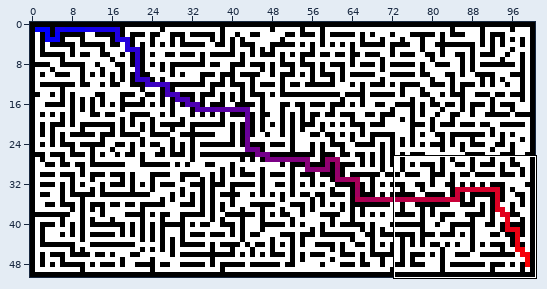
File history of a sprite sheet, mazes/_cell.png. Above: a wide view before the commit, with the close-up outlined.
Close-up. Before the edit:
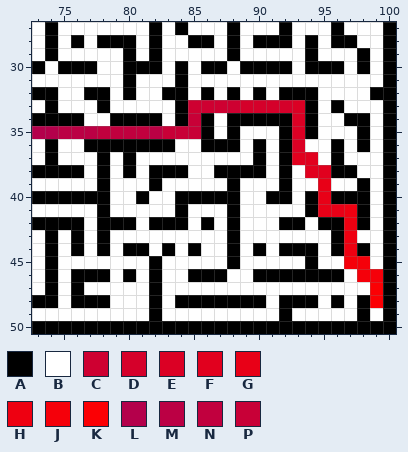
The file is 101x51 pixels. Colours within 5 levels of each other are drawn and written as one. Shown: x 73..100, y 27..50.
Palette (. is transparent): A #000000  B #ffffff  C #ce0031  D #d5002a  E #db0024  F #e1001e  G #e80017  H #ee0011  J #f5000a  K #fb0004  L #b4004b  M #bb0044  N #c1003e  P #c80037
Pixels before, first column x 73:
27 BABBBBBBBABABBBABBBABBBABBBA
28 BABABAAABABBAABABAAABABAABBA
29 BABBBBBABABBBBBABBBBBABBBABA
30 ABAAABBAAABABAABAAAABAAABABA
31 BBBBBBBABBBABBBBBBBBBBBBBBBA
32 AABBAABABBAABABABABAAABBBBAA
33 BABBBABBBBBACCCCDDDDEABABBBA
34 AAAABBAAAABAPABAAAAAEABBAABA
35 LLMMMNNNNMPPPABABBBAEABBBABA
36 BABBAAAAAAABBAAABABAEBBABABA
37 BABBBABABBBBBBBBBABAFFBABBBA
38 AAAABABABAAABBAAAABABFFAABBA
39 BBBBBABBBABBBBBABBBABBGBBABA
40 AAAAAABBABBAAAAABBAABAGAAABA
41 BBBBBABBBBBABBBABBBBBAGGHABA
42 AAAABAAABAAABABABBBAABAAHABA
43 BABABABBBBBBBBBABBBBBBBAHBBA
44 BABABABAABABABBABABAAABAHABA
45 BABBBBBBBABBBBBABBBBBABBJJBA
46 BABAAABABABBAAABBAAAAAAABJJA
47 BABABBBBBABBBBBBBBBBBBBBBBKA
48 AABAAABBBABAAAAAAABAAABABAKA
49 BBBBBBBBBABBBBBBBBBABBBBBABA
50 AAAAAAAAAAAAAAAAAAAAAAAAAAAA
Once edited:
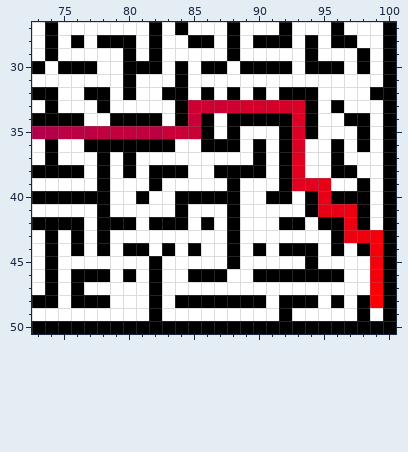
What changed:
Changed rows in their new state; - is an unchanged pixel.
first column x 93:
37 -B-
38 FBB
39 FF-
first column x 97:
43 -HJ
44 B-J
45 BBJ
46 -B-
